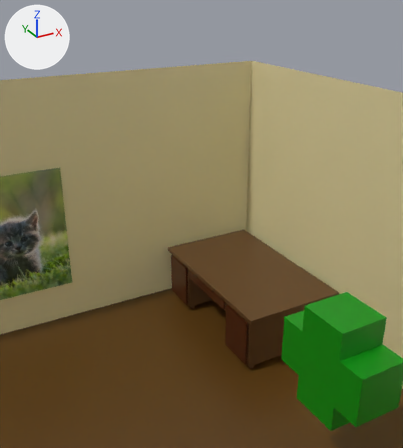
One commit to the glTF model dist/assets/models/scene.glb: the scene before it, then after it.
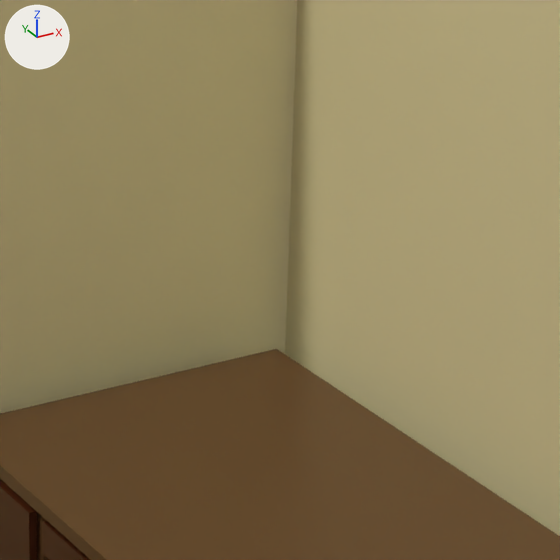
Each version is shown from a 50 mm camera at (-1.0, -3.72, 5.28) aimed at (3.44, 4.37, 1.24), then close up on the part from 44% to 77% of the width and 33% to 62% of the height. The lights are fixed; the arrows at upper left show +X, +Y and +Z. Objects named as collision shapes, trigger or cutter boxes, shadow casters or lower levels of detail are left out. Where no turn or scale is listed for an object, it has been applied to the vertices.

Names of what the first close-up shows: 'Desk', 'Drawer.L', 'East Wall', 'Long Drawer', 'North Wall'.
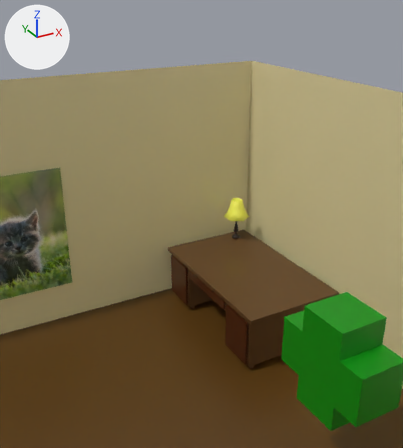
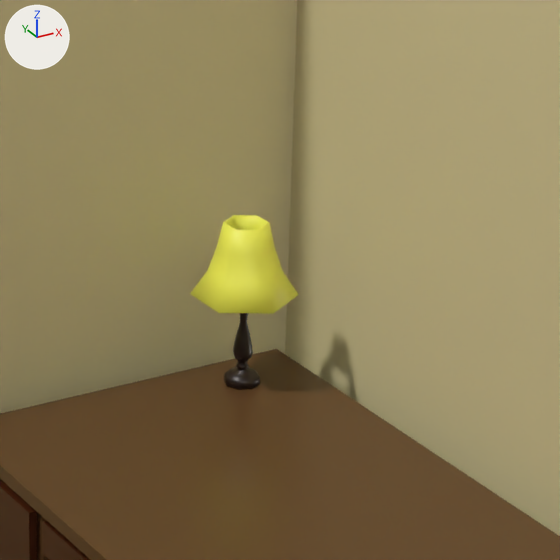
The change in detail:
Material 'Lampshade' (mat_lampshade) is new.
Its base color is (1.0, 1.0, 0.107) (yellow #ffff5c).
Material 'Lamp' (mat_lamp) is new.
Its base color is (0.0174, 0.00786, 0.00585) (black #241612).
Its roughness is 0.385.
Material 'Bulb' (mat_bulb) is new.
Its base color is (0.8, 0.8, 0.8) (white #e7e7e7).
Its emission color is (0.962, 1.0, 0.789) (white #fbffe6).
Its emission strength is 1.0.
Mesh me_beziercurve_003 is new.
It has 268 vertices, 528 faces and spans x -0.2..0.2, y -0.231..0.231, z 0.0..0.74.
Faces by material slot: [352, 80, 96].
It uses material mat_lamp (black #241612).
It uses material mat_bulb (white #e7e7e7).
It uses material mat_lampshade (yellow #ffff5c).
Object 'Lamp' (ob_lamp) is new; it shows me_beziercurve_003.
Its location is (4.013, 4.097, 0.95).

Pixel boxes [x1, y1, x2, y2] of what changed, in the close-ups (560 x 560 px):
'Lamp', added (yellow): after [190, 215, 299, 390]
    faces in mat_lampshade (yellow #ffff5c): [190, 215, 299, 314]
    faces in mat_lamp (black #241612): [224, 313, 260, 390]
